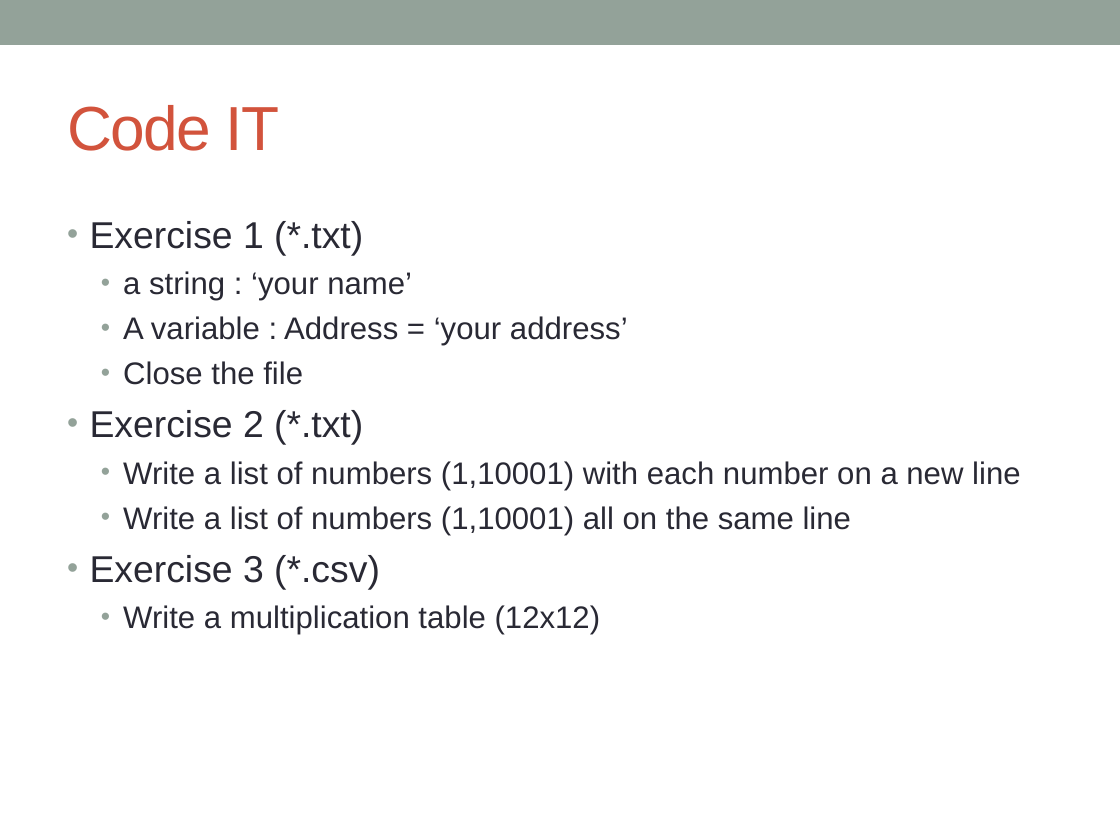
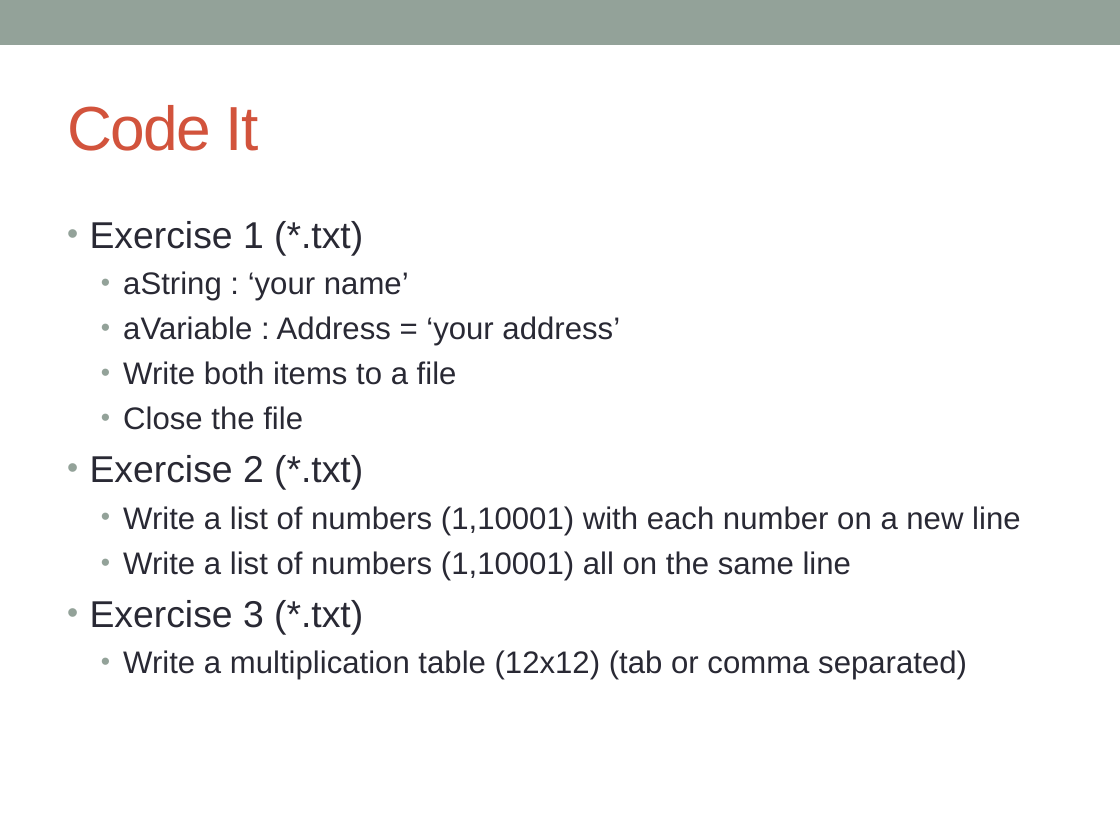
Before and after one commit to MGIS-UMN-GIS5578/GIS5578-week4, a slide deck: slide 11 of week4_files.odp. Drawn at 1120x840 pixels with LibreOffice and Linux fonts; fonts in the diff are those of the drawing. Boxes give left, top, right and bottom in pixels: in the first picture for what was removed or moved away, otherwise in the second. Text is boxed around its words. In the diff, an @@ line names an element or a change of style, - is before the commit and + after.

```diff
--- a/week4_files.odp
+++ b/week4_files.odp
@@ title at (67, 105, 258, 151): text changed @@
-Code IT
+Code It
@@ text at (123, 271, 620, 385): text changed @@
-  • a string : ‘your name’
-  • A variable : Address = ‘your address’
+  • aString : ‘your name’
+  • aVariable : Address = ‘your address’
+  • Write both items to a file
@@ text at (90, 600, 967, 679): text changed @@
-• Exercise 3 (*.csv)
-  • Write a multiplication table (12x12)
+• Exercise 3 (*.txt)
+  • Write a multiplication table (12x12) (tab or comma separated)
```
Also in this commit, not shown: 2 other files.
